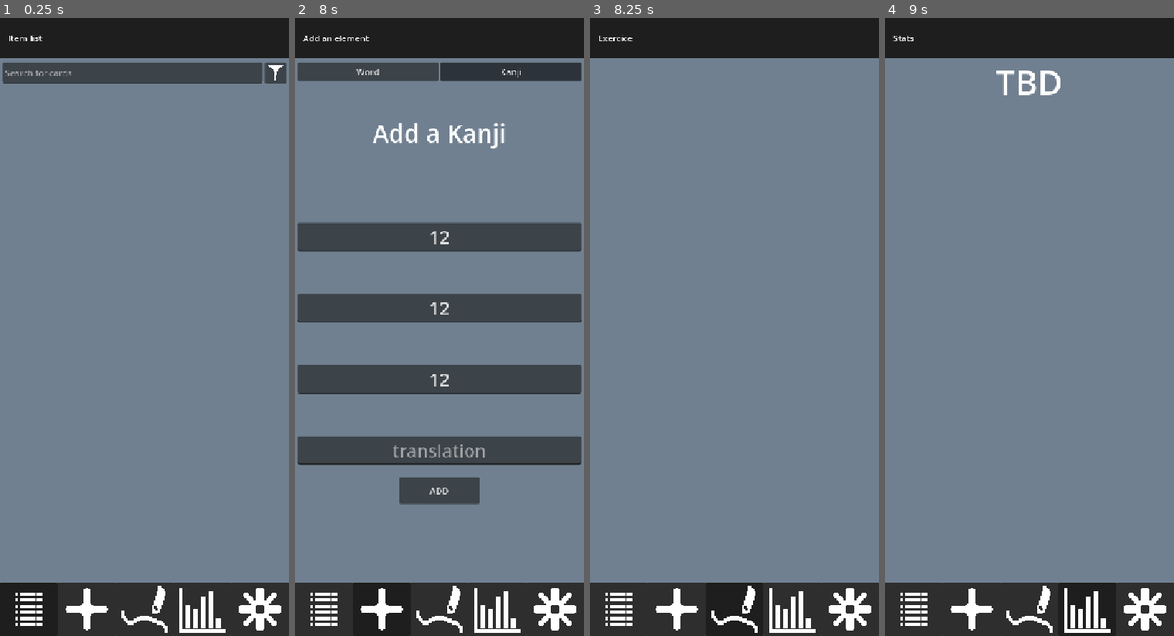
Above: before the commit, frames 1-4 (left to right).
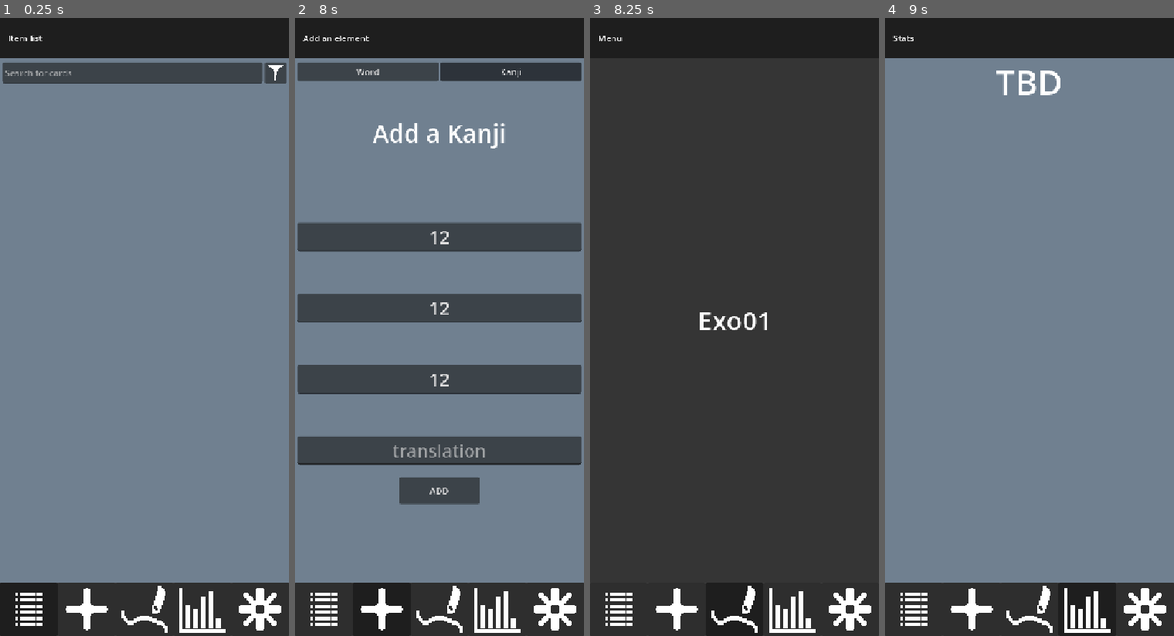
Above: after the commit, the same moments.

Repository: Otumn/Kanjis
Game: Godot game, scene res://main.tscn
The game is run twice, just before and just after one commit, with the same random seed, the same clock (stepped at 60 frames per second) and the same inputs.
Inputs (mouse positions are in pixels of both pictures, inside the frame that each line leads up to):
- Up to frame 1 (0.25 s): no input
- Up to frame 2 (8 s): click (427, 73) at 0.52 s; type "12" at 0.6 s; click (569, 73) at 1.25 s; click (323, 611) at 2 s; click (381, 611) at 2.75 s; click (439, 234) at 3.52 s; type "12" at 3.6 s; click (439, 308) at 3.75 s; type "12" at 3.83 s; click (439, 376) at 3.98 s; type "12" at 4.07 s; click "Word" at 4.25 s; click "Kanji" at 5 s; click (439, 234) at 5.77 s; type "12" at 5.85 s; click (439, 308) at 6 s; type "12" at 6.08 s; click (439, 376) at 6.23 s; type "12" at 6.32 s; click "ADD" at 6.5 s; click "OK" at 7.25 s
- Up to frame 3 (8.25 s): click (734, 611) at 8 s
- Up to frame 4 (9 s): click (1087, 611) at 8.75 s

Frames 1-2 are identical in both runs. In frame 3, 85% of the frame differs, in the area x 0-100%, y 2-92%; in frame 4, nothing differs.
Error in both runs: Cannot call method 'get_value' on a null value. (res://Scenes/Menus/settings_menu.gd:29)

Commit message:
Exercices are now displayed and remembered

Diff:
--- a/Data/save_data.gd
+++ b/Data/save_data.gd
@@ -1,4 +1,14 @@
 class_name SaveData
 extends Resource
 
+@export var exercice_memory : Array[String]
 @export var elements: Array[ElementData]
+
+var memory_size: int = 3
+
+func add_exercice(name:String):
+	exercice_memory.push_front(name)
+	exercice_memory.resize(memory_size)
+
+func get_new_card() -> ElementData:
+	return elements.pick_random()
--- a/Scenes/Exercices/base_exercice.gd
+++ b/Scenes/Exercices/base_exercice.gd
@@ -1,5 +1,11 @@
 class_name BaseExercice
 extends Control
+
+signal on_exercice_setup
+signal on_exercice_success
+signal on_exercice_fail
+
+@onready var test_label: Label = $TestLabel
 
 @export var exercice_name:String = "Exercice"
 @export var mastery_value: float = 0.1
@@ -9,10 +15,11 @@
 var tested_card:ElementData
 
 func setup_exercice():
-	pass
+	test_label.text = exercice_name
+	on_exercice_setup.emit()
 
 func validate_exercice():
-	pass
+	on_exercice_success.emit()
 
 func fail_exercice():
-	pass
+	on_exercice_fail.emit()
--- a/Scenes/Exercices/base_exercice.tscn
+++ b/Scenes/Exercices/base_exercice.tscn
@@ -10,3 +10,20 @@
 grow_horizontal = 2
 grow_vertical = 2
 script = ExtResource("1_3g3ym")
+
+[node name="TestLabel" type="Label" parent="." unique_id=104049317]
+layout_mode = 1
+anchors_preset = 8
+anchor_left = 0.5
+anchor_top = 0.5
+anchor_right = 0.5
+anchor_bottom = 0.5
+offset_left = -20.0
+offset_top = -11.5
+offset_right = 20.0
+offset_bottom = 11.5
+grow_horizontal = 2
+grow_vertical = 2
+theme_override_font_sizes/font_size = 48
+text = "EXERCICE"
+horizontal_alignment = 1
--- /dev/null
+++ b/Scenes/Exercices/exo_01.tscn
@@ -0,0 +1,6 @@
+[gd_scene format=3 uid="uid://bjsx6fv6nmsgo"]
+
+[ext_resource type="PackedScene" uid="uid://bffavgiv7icx2" path="res://Scenes/Exercices/base_exercice.tscn" id="1_1vrr5"]
+
+[node name="Exo01" unique_id=1928140774 instance=ExtResource("1_1vrr5")]
+exercice_name = "Exo01"
--- /dev/null
+++ b/Scenes/Exercices/exo_02.tscn
@@ -0,0 +1,6 @@
+[gd_scene format=3 uid="uid://4hgfmkqnnmwt"]
+
+[ext_resource type="PackedScene" uid="uid://bffavgiv7icx2" path="res://Scenes/Exercices/base_exercice.tscn" id="1_r1ok6"]
+
+[node name="Exo02" unique_id=1928140774 instance=ExtResource("1_r1ok6")]
+exercice_name = "Exo02"
--- /dev/null
+++ b/Scenes/Exercices/exo_03.tscn
@@ -0,0 +1,6 @@
+[gd_scene format=3 uid="uid://csdm4lqh77osn"]
+
+[ext_resource type="PackedScene" uid="uid://bffavgiv7icx2" path="res://Scenes/Exercices/base_exercice.tscn" id="1_0dfgl"]
+
+[node name="Exo03" unique_id=1928140774 instance=ExtResource("1_0dfgl")]
+exercice_name = "Exo03"
--- /dev/null
+++ b/Scenes/Exercices/exo_04.tscn
@@ -0,0 +1,6 @@
+[gd_scene format=3 uid="uid://cfwiqhhkwnuhh"]
+
+[ext_resource type="PackedScene" uid="uid://bffavgiv7icx2" path="res://Scenes/Exercices/base_exercice.tscn" id="1_4ea6r"]
+
+[node name="Exo04" unique_id=1928140774 instance=ExtResource("1_4ea6r")]
+exercice_name = "Exo04"
--- /dev/null
+++ b/Scenes/Exercices/exo_05.tscn
@@ -0,0 +1,6 @@
+[gd_scene format=3 uid="uid://vu075gwydugb"]
+
+[ext_resource type="PackedScene" uid="uid://bffavgiv7icx2" path="res://Scenes/Exercices/base_exercice.tscn" id="1_upeic"]
+
+[node name="Exo05" unique_id=1928140774 instance=ExtResource("1_upeic")]
+exercice_name = "Exo05"
--- a/Scenes/Menus/base_menu.gd
+++ b/Scenes/Menus/base_menu.gd
@@ -1,5 +1,8 @@
 class_name BaseMenu
 extends Control
+
+signal selected()
+signal deselected()
 
 @export_group("Menu")
 @export var title: String = "Base menu"
@@ -11,7 +14,6 @@
 
 @onready var title_label: Label = $VBoxContainer/TitleBackColor/MarginContainer/TitleLabel
 
-signal selected()
 
 func _ready() -> void:
 	setup_menu()
@@ -25,5 +27,12 @@
 	selected.emit()
 	menu_selected()
 
+func _on_hidden() -> void:
+	deselected.emit()
+	menu_deselected()
+
 func menu_selected():
 	pass #meant to be used by children classes
+
+func menu_deselected():
+	pass #meant to be used by children classes
--- a/Scenes/Menus/base_menu.tscn
+++ b/Scenes/Menus/base_menu.tscn
@@ -78,3 +78,4 @@
 size_flags_vertical = 3
 
 [connection signal="draw" from="." to="." method="_on_draw"]
+[connection signal="hidden" from="." to="." method="_on_hidden"]
--- /dev/null
+++ b/Scenes/Menus/exercice_menu.gd
@@ -0,0 +1,47 @@
+extends BaseMenu
+
+@onready var exercices_parent: Control = $VBoxContainer/Container/ScrollContainer/MarginContainer/Content/ExercicesParent
+
+var exercices : Array[BaseExercice]
+var current_exercice : BaseExercice
+
+func _ready() -> void:
+	for c in exercices_parent.get_children():
+		c = c as BaseExercice
+		exercices.append(c)
+		c.visible = false
+
+func menu_selected():
+	display_new_exercice(SaveLogic.data.get_new_card())
+
+func menu_deselected():
+	disconnect_exo()
+
+func display_new_exercice(card: ElementData):
+	var excluded_exercices: Array[String] = SaveLogic.data.exercice_memory
+	var possible_exercices: Array[BaseExercice] = []
+	for e in exercices:
+		if !excluded_exercices.has(e.exercice_name):
+			possible_exercices.append(e)
+
+	current_exercice = possible_exercices.pick_random()
+
+	current_exercice.tested_card = card
+	current_exercice.on_exercice_success.connect(_on_exo_success)
+	current_exercice.on_exercice_fail.connect(_on_exo_failure)
+	current_exercice.setup_exercice()
+	current_exercice.visible = true
+
+func _on_exo_success():
+	disconnect_exo()
+
+func _on_exo_failure():
+	disconnect_exo()
+
+func disconnect_exo():
+	SaveLogic.data.add_exercice(current_exercice.exercice_name)
+	SaveLogic.save_data()
+	current_exercice.on_exercice_success.disconnect(_on_exo_success)
+	current_exercice.on_exercice_fail.disconnect(_on_exo_failure)
+	current_exercice.visible = false
+	current_exercice = null
--- a/Scenes/Menus/exercice_menu.tscn
+++ b/Scenes/Menus/exercice_menu.tscn
@@ -1,6 +1,32 @@
 [gd_scene format=3 uid="uid://dptbvamimrcgm"]
 
 [ext_resource type="PackedScene" uid="uid://b06hp6spb0vx8" path="res://Scenes/Menus/base_menu.tscn" id="1_itqyw"]
+[ext_resource type="Script" uid="uid://c7o1tac3dqr07" path="res://Scenes/Menus/exercice_menu.gd" id="2_tcfre"]
+[ext_resource type="PackedScene" uid="uid://bjsx6fv6nmsgo" path="res://Scenes/Exercices/exo_01.tscn" id="3_4hq6n"]
+[ext_resource type="PackedScene" uid="uid://4hgfmkqnnmwt" path="res://Scenes/Exercices/exo_02.tscn" id="4_wri87"]
+[ext_resource type="PackedScene" uid="uid://csdm4lqh77osn" path="res://Scenes/Exercices/exo_03.tscn" id="5_ha5w1"]
+[ext_resource type="PackedScene" uid="uid://cfwiqhhkwnuhh" path="res://Scenes/Exercices/exo_04.tscn" id="6_gt2ha"]
+[ext_resource type="PackedScene" uid="uid://vu075gwydugb" path="res://Scenes/Exercices/exo_05.tscn" id="7_gjeke"]
 
 [node name="ExerciceMenu" unique_id=1009726842 instance=ExtResource("1_itqyw")]
+script = ExtResource("2_tcfre")
 title = "Exercice"
+
+[node name="ExercicesParent" type="Control" parent="VBoxContainer/Container/ScrollContainer/MarginContainer/Content" parent_id_path=PackedInt32Array(2075891554) index="0" unique_id=168125093]
+layout_mode = 2
+size_flags_vertical = 3
+
+[node name="Exo01" parent="VBoxContainer/Container/ScrollContainer/MarginContainer/Content/ExercicesParent" index="0" unique_id=1928140774 instance=ExtResource("3_4hq6n")]
+layout_mode = 1
+
+[node name="Exo02" parent="VBoxContainer/Container/ScrollContainer/MarginContainer/Content/ExercicesParent" index="1" unique_id=1206896344 instance=ExtResource("4_wri87")]
+layout_mode = 1
+
+[node name="Exo03" parent="VBoxContainer/Container/ScrollContainer/MarginContainer/Content/ExercicesParent" index="2" unique_id=1797247075 instance=ExtResource("5_ha5w1")]
+layout_mode = 1
+
+[node name="Exo04" parent="VBoxContainer/Container/ScrollContainer/MarginContainer/Content/ExercicesParent" index="3" unique_id=222031198 instance=ExtResource("6_gt2ha")]
+layout_mode = 1
+
+[node name="Exo05" parent="VBoxContainer/Container/ScrollContainer/MarginContainer/Content/ExercicesParent" index="4" unique_id=726619851 instance=ExtResource("7_gjeke")]
+layout_mode = 1
--- a/Scenes/UIComponents/Configs/ui_config.gd
+++ b/Scenes/UIComponents/Configs/ui_config.gd
@@ -1,6 +1,7 @@
 class_name UIConfig
 extends Control
 
+@warning_ignore("unused_signal")
 signal config_updated(old_value:Variant, new_value:Variant)
 
 @export_group("Save config")
@@ -24,5 +25,6 @@
 func get_config_value() -> Variant:
 	return null
 
+@warning_ignore("unused_parameter")
 func set_config_value(value: Variant):
 	pass
Not shown, added: Scenes/Menus/exercice_menu.gd.uid
